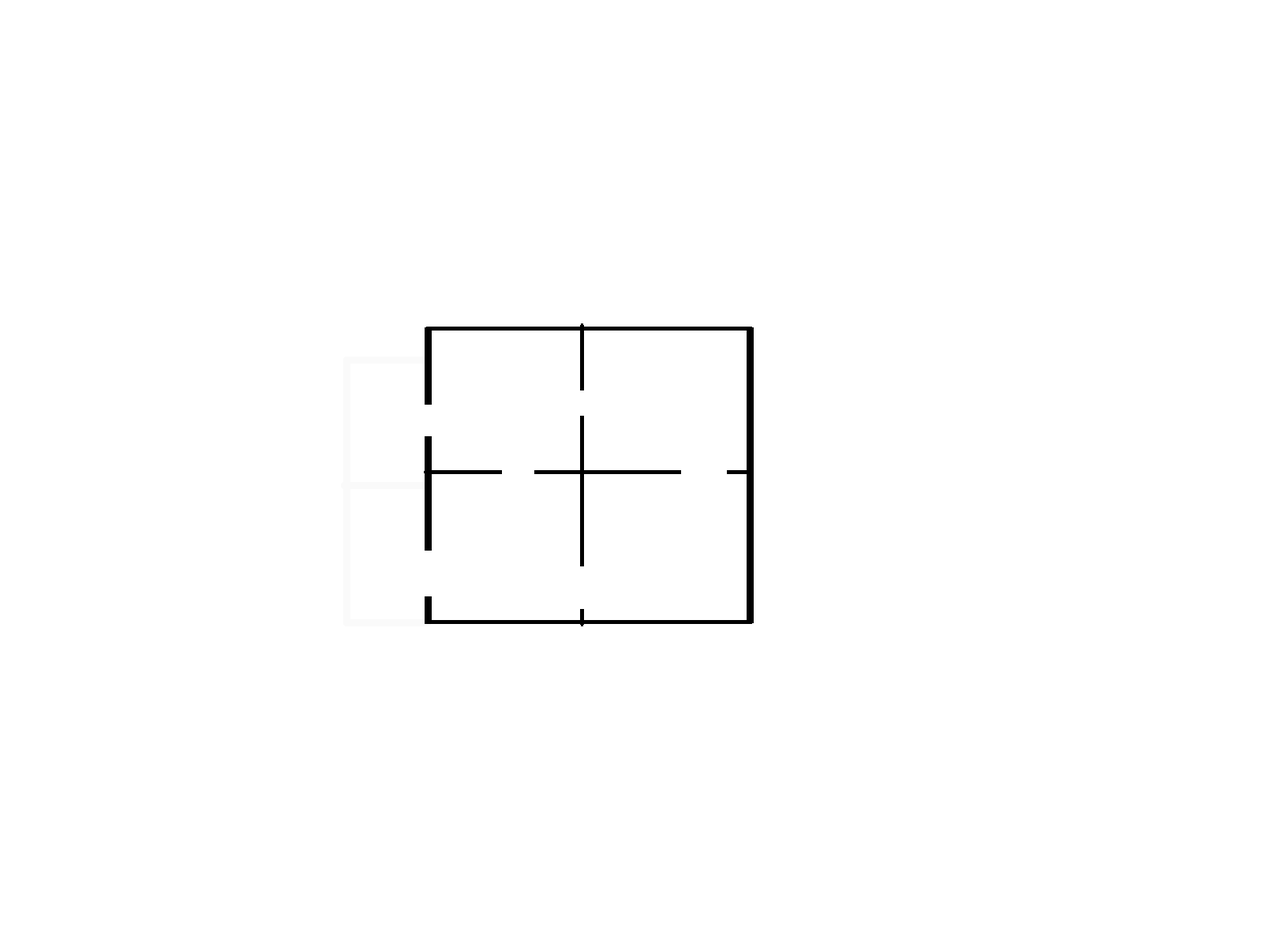
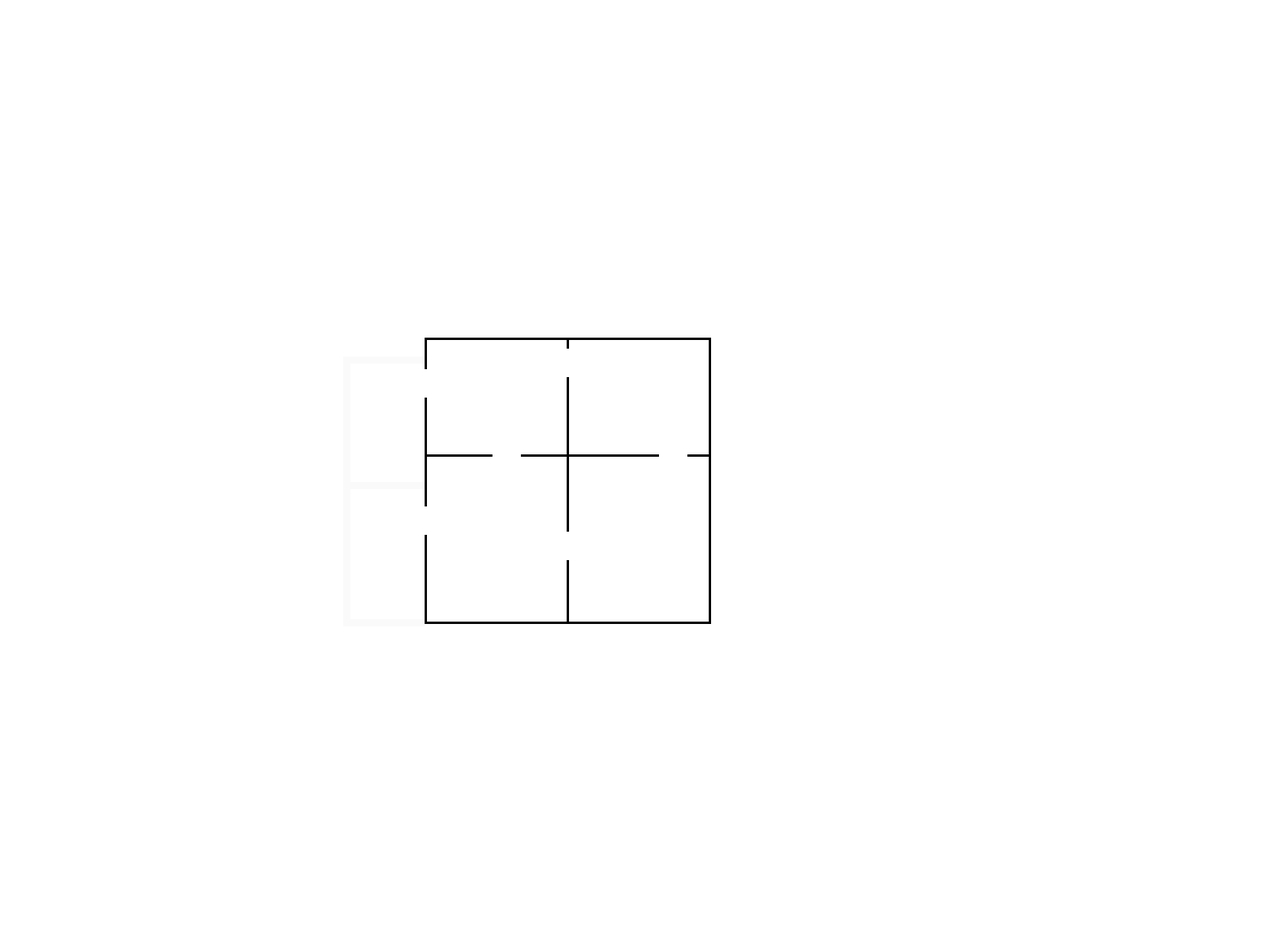
Layer changes from the first 1288px x 934px image to the second:
added layer "walls2" above "walls" over box(424, 337, 712, 622)
hid "walls", opacity 100% → 50% over box(423, 323, 754, 627)
painted on "Layer" over box(340, 356, 431, 627)
